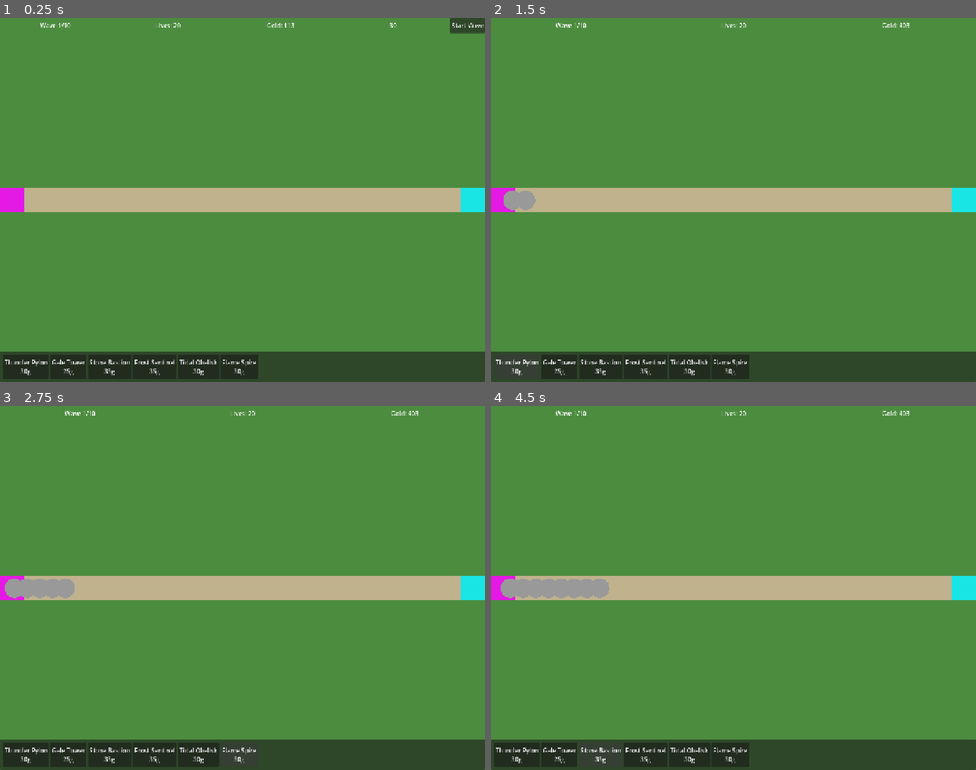
Above: before the commit, frames 1-4 (two rows, left to right).
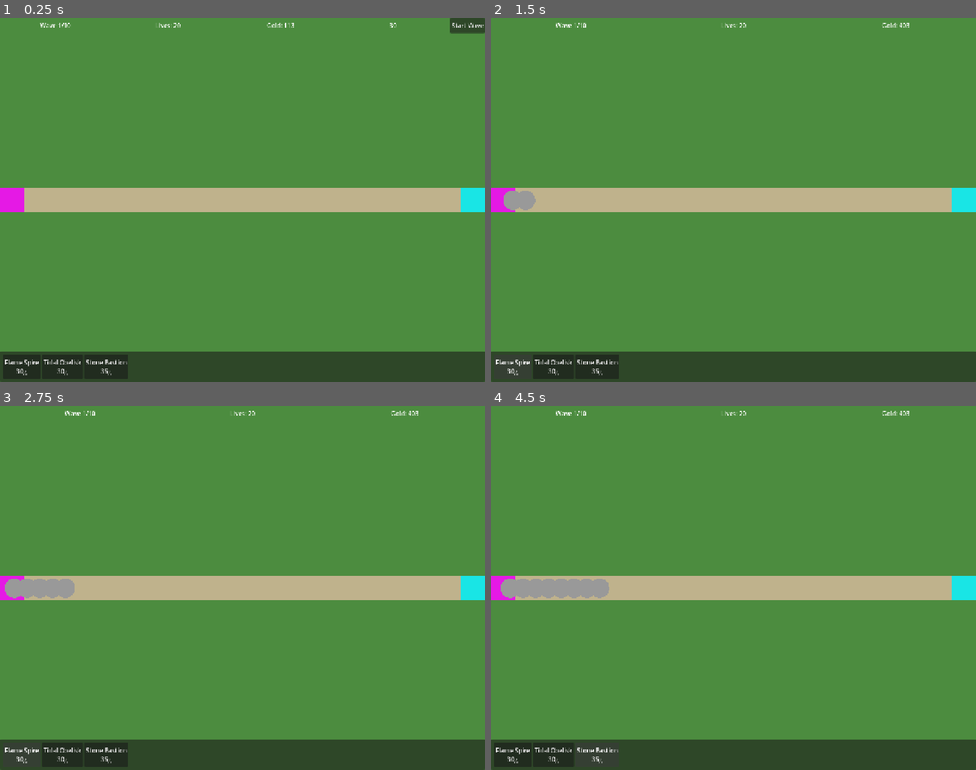
Above: after the commit, the same moments.

Repository: bobsantos/spirefall
Game: Godot game, scene res://scenes/main/Game.tscn
Same seed, same stepped clock (60 frames per second), same inputs: the game is played once before the commit and once after it.
Inputs (mouse positions are in pixels of both pictures, inside the frame that each line leads up to):
- Up to frame 1 (0.25 s): no input
- Up to frame 2 (1.5 s): click "Start Wave" at 0.5 s; click (515, 367) at 1.25 s, where only the run before the commit has a clickable "Thunder Pylon 30g"
- Up to frame 3 (2.75 s): click "Flame Spire 30g" at 2 s
- Up to frame 4 (4.5 s): click (558, 755) at 2.75 s, where only the run before the commit has a clickable "Gale Tower 25g"; click "Tidal Obelisk 30g" at 3.5 s; click "Stone Bastion 35g" at 4.25 s

The runs differ from the first frame. In frame 1, 2.0% of the frame differs, in the area x 1-54%, y 92-100%; in frame 2, 2.0%; in frame 3, 1.6%; in frame 4, 1.9%.

Commit message:
Filter build menu to Phase 1 towers (fire, water, earth)
Only show tier-1 towers for Phase 1 elements with deterministic sort
order. Menu now displays exactly: Flame Spire, Tidal Obelisk, Stone
Bastion.

Co-Authored-By: Claude Opus 4.6 <noreply@anthropic.com>

Diff:
--- a/scripts/ui/BuildMenu.gd
+++ b/scripts/ui/BuildMenu.gd
@@ -9,6 +9,9 @@
 var _tower_buttons: Array[Button] = []
 var _available_towers: Array[TowerData] = []
 
+# Phase 1 elements -- expand this list when unlocking wind/lightning/ice towers
+const PHASE_1_ELEMENTS: Array[String] = ["fire", "water", "earth"]
+
 
 func _ready() -> void:
 	UIManager.register_build_menu(self)
@@ -17,7 +20,7 @@
 
 
 func _load_available_towers() -> void:
-	# Load all base tower resources
+	# Load tier-1 towers for Phase 1 elements only
 	var tower_dir := "res://resources/towers/"
 	var dir := DirAccess.open(tower_dir)
 	if dir == null:
@@ -27,9 +30,13 @@
 	while file_name != "":
 		if file_name.ends_with(".tres"):
 			var tower: TowerData = load(tower_dir + file_name)
-			if tower and tower.tier == 1:
+			if tower and tower.tier == 1 and tower.element in PHASE_1_ELEMENTS:
 				_available_towers.append(tower)
 		file_name = dir.get_next()
+	# Sort by element order (fire, water, earth) for consistent button layout
+	_available_towers.sort_custom(func(a: TowerData, b: TowerData) -> bool:
+		return PHASE_1_ELEMENTS.find(a.element) < PHASE_1_ELEMENTS.find(b.element)
+	)
 
 
 func _create_buttons() -> void:
Not shown, changed: .claude/agent-memory/godot-developer/MEMORY.md
